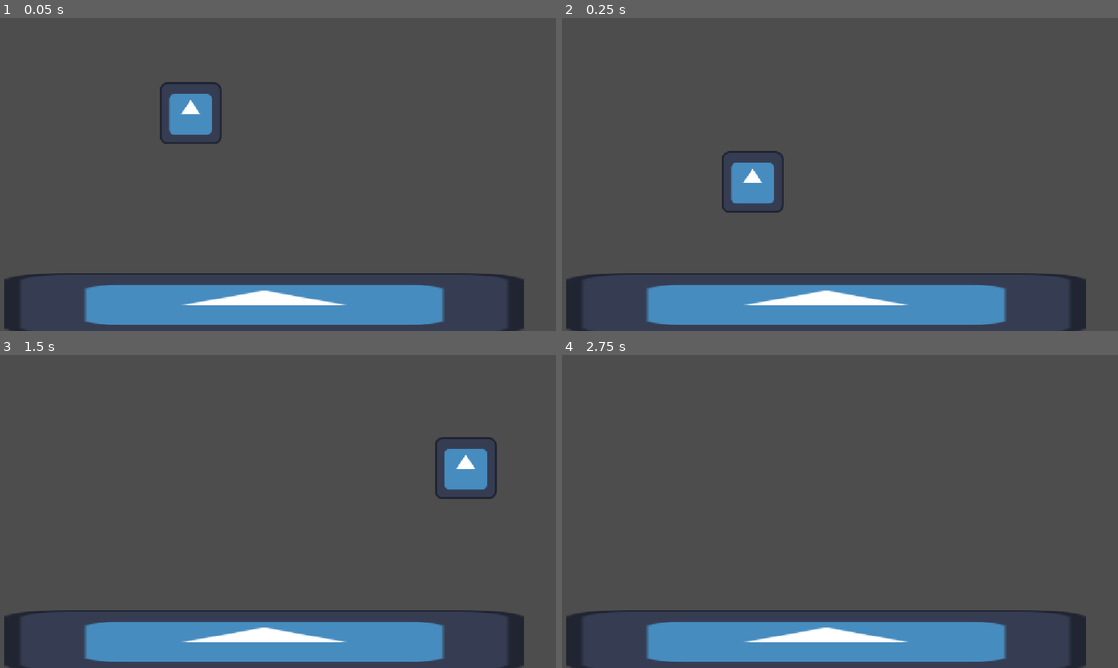
Above: before the commit, frames 1-4 (two rows, left to right).
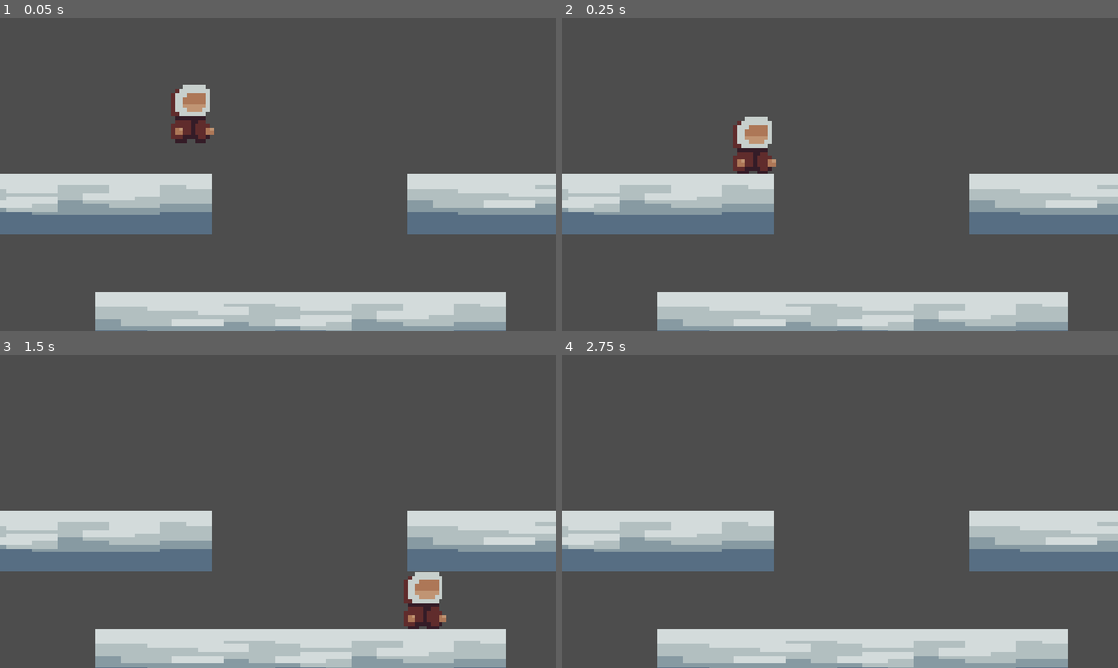
Above: after the commit, the same moments.

Repository: K1ktor/PlatformuwaAlePizdzi
Game: Godot game, scene res://Levels/level1.tscn
The game is run twice, just before and just after one commit, with the same random seed, the same clock (stepped at 60 frames per second) and the same inputs. The engine's default icon, where the game draws it, is replaced by a stand-in: a white triangle on a blue panel in a dark square.
Inputs:
- Up to frame 1 (0.05 s): no input
- Up to frame 2 (0.25 s): no input
- Up to frame 3 (1.5 s): hold W (jump) 0.53-1.28 s; hold D (moveRight) from 0.53 s (still down); tap W (jump) at 1.35 s
- Up to frame 4 (2.75 s): tap W (jump) at 1.52, 1.82 s; release D (moveRight) at 2.03 s; hold A (moveLeft) from 2.03 s (still down); hold W (jump) from 2.03 s (still down)

The runs differ from the first frame. In frame 1, 27% of the frame differs, in the area x 0-100%, y 20-100%; in frame 2, 26%; in frame 3, 27%, in the area x 0-100%, y 26-100%; in frame 4, 25%.

Commit message:
Coyote jump

Diff:
--- a/Frost Platform Game/Levels/level1.tscn
+++ b/Frost Platform Game/Levels/level1.tscn
@@ -1,7 +1,7 @@
 [gd_scene format=3 uid="uid://c2ys60un1vlfd"]
 
 [ext_resource type="PackedScene" uid="uid://1qxg1wld3bdp" path="res://Player.tscn" id="1_t21ke"]
-[ext_resource type="Texture2D" uid="uid://1d7eexj3bkmg" path="res://icon.svg" id="2_i4kf4"]
+[ext_resource type="Texture2D" uid="uid://cbqnygdfnf6cs" path="res://Assets/Tileset.png" id="2_fy36t"]
 [ext_resource type="PackedScene" uid="uid://b0kggriokxs5q" path="res://GameManager.tscn" id="3_fy36t"]
 
 [sub_resource type="RectangleShape2D" id="RectangleShape2D_p1of7"]
@@ -13,16 +13,54 @@
 position = Vector2(395, 190)
 
 [node name="Floor" type="Node2D" parent="." unique_id=1237451286]
-position = Vector2(547.505, 592.15)
+position = Vector2(23.795, 387.48)
 
 [node name="Floor" type="StaticBody2D" parent="Floor" unique_id=193218191]
-scale = Vector2(8.42, 1)
+position = Vector2(-6.565, 0)
+scale = Vector2(6.445, 1)
 
 [node name="CollisionShape2D" type="CollisionShape2D" parent="Floor/Floor" unique_id=1321483514]
 position = Vector2(-0.5, -2)
 shape = SubResource("RectangleShape2D_p1of7")
 
 [node name="Sprite2D" type="Sprite2D" parent="Floor/Floor" unique_id=737475244]
-texture = ExtResource("2_i4kf4")
+texture_filter = 3
+position = Vector2(-0.5944176, -2.1500359)
+scale = Vector2(8.246735, 7.7499986)
+texture = ExtResource("2_fy36t")
+
+[node name="Floor2" type="Node2D" parent="." unique_id=2062567871]
+position = Vector2(633, 632.225)
+
+[node name="Floor" type="StaticBody2D" parent="Floor2" unique_id=2024742975]
+position = Vector2(-6.565, 0)
+scale = Vector2(6.445, 1)
+
+[node name="CollisionShape2D" type="CollisionShape2D" parent="Floor2/Floor" unique_id=986515865]
+position = Vector2(-0.5, -2)
+shape = SubResource("RectangleShape2D_p1of7")
+
+[node name="Sprite2D" type="Sprite2D" parent="Floor2/Floor" unique_id=1741836332]
+texture_filter = 3
+position = Vector2(-0.5944176, -2.1500359)
+scale = Vector2(8.246735, 7.7499986)
+texture = ExtResource("2_fy36t")
+
+[node name="Floor3" type="Node2D" parent="." unique_id=1082198151]
+position = Vector2(1278.635, 387.48)
+
+[node name="Floor" type="StaticBody2D" parent="Floor3" unique_id=1942666777]
+position = Vector2(-6.565, 0)
+scale = Vector2(6.445, 1)
+
+[node name="CollisionShape2D" type="CollisionShape2D" parent="Floor3/Floor" unique_id=111956288]
+position = Vector2(-0.5, -2)
+shape = SubResource("RectangleShape2D_p1of7")
+
+[node name="Sprite2D" type="Sprite2D" parent="Floor3/Floor" unique_id=1538847091]
+texture_filter = 3
+position = Vector2(-0.5944176, -2.1500359)
+scale = Vector2(8.246735, 7.7499986)
+texture = ExtResource("2_fy36t")
 
 [node name="GameManager" parent="." unique_id=215950766 instance=ExtResource("3_fy36t")]
--- a/Frost Platform Game/Player.gd
+++ b/Frost Platform Game/Player.gd
@@ -1,8 +1,14 @@
 extends CharacterBody2D
+
+@onready var sprite := $Sprite2D
 
 @export var speed := 600.0
 @export var jump_strength := 1500.0
 @export var gravity := 4500.0
+
+var is_jumping := false
+var coyote_init_jump := 0.1
+var coyote_jump_time := 0.1
 
 
 # Called when the node enters the scene tree for the first time.
@@ -16,10 +22,21 @@
 		Input.get_action_strength("moveRight")
 		- Input.get_action_strength("moveLeft")
 	)
-	if (is_on_floor() and Input.is_action_pressed("jump")):
-		velocity.y -= jump_strength
+	if (is_on_floor() == false):
+		coyote_jump_time -= delta
+		print(coyote_jump_time)
+	else:
+		coyote_jump_time = coyote_init_jump
+		is_jumping = false
+
+	if (coyote_jump_time > 0 and is_jumping == false and Input.is_action_pressed("jump")):
+		is_jumping = true
+		velocity.y = -jump_strength
 	velocity.x = _horizontal_direction * speed
 	velocity.y += gravity * delta
+
+	if (abs(_horizontal_direction) > 0.01):
+		sprite.flip_h = _horizontal_direction < 0
 
 	move_and_slide()
 
--- a/Frost Platform Game/Player.tscn
+++ b/Frost Platform Game/Player.tscn
@@ -1,7 +1,7 @@
 [gd_scene format=3 uid="uid://1qxg1wld3bdp"]
 
-[ext_resource type="Texture2D" uid="uid://1d7eexj3bkmg" path="res://icon.svg" id="1_0e48y"]
 [ext_resource type="Script" uid="uid://cer072liwea61" path="res://Player.gd" id="2_epypp"]
+[ext_resource type="Texture2D" uid="uid://cvery5gwwdl88" path="res://Assets/Player.png" id="2_kpjcp"]
 
 [sub_resource type="RectangleShape2D" id="RectangleShape2D_8xo7f"]
 size = Vector2(120, 120)
@@ -10,7 +10,10 @@
 script = ExtResource("2_epypp")
 
 [node name="Sprite2D" type="Sprite2D" parent="." unique_id=708683903]
-texture = ExtResource("1_0e48y")
+texture_filter = 1
+position = Vector2(0, -2.685)
+scale = Vector2(8, 8)
+texture = ExtResource("2_kpjcp")
 
 [node name="CollisionShape2D" type="CollisionShape2D" parent="." unique_id=1788455785]
 shape = SubResource("RectangleShape2D_8xo7f")
